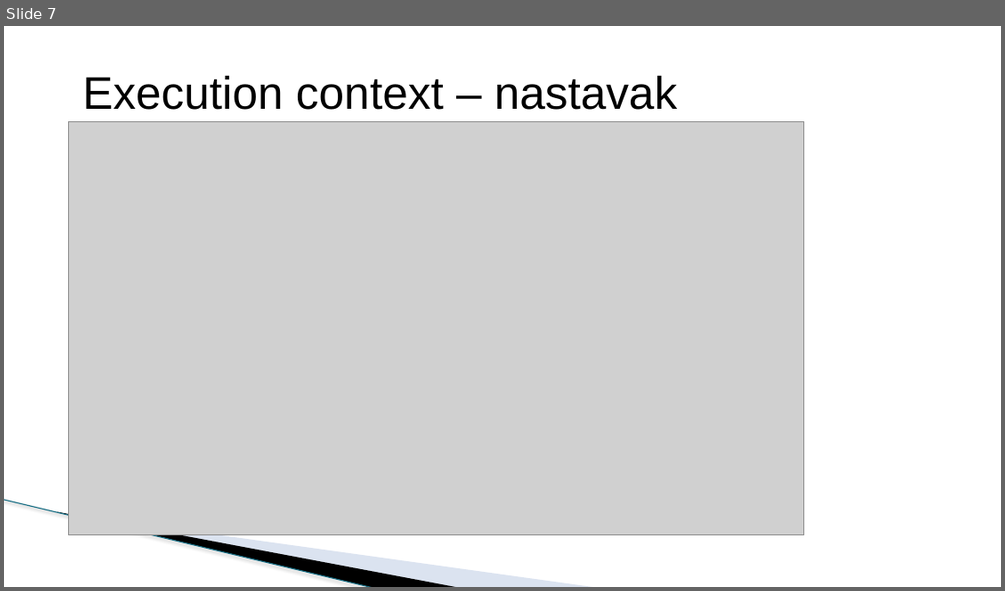
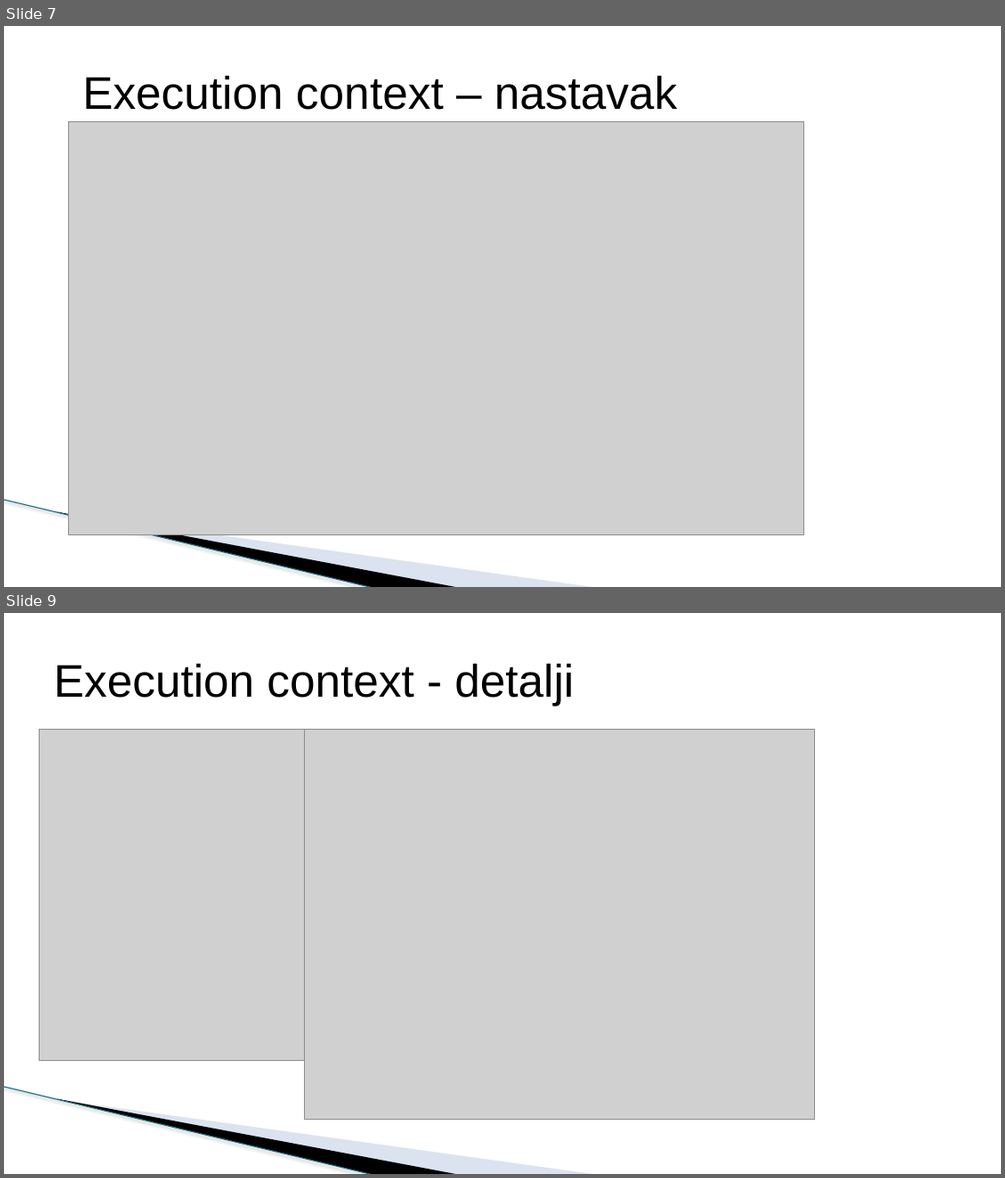
Before and after one commit to todalexcode/kurs-front-end, a slide deck: sesija-09/PPT/Front-End Developer-09.pptx. Shown one above the other, each under a label of ours: slide 7 before the commit, slides 7 and 9 after it; the slides between them are not shown. The pictures are 1005x591 and 1005x1178 pixels, drawn with LibreOffice and Linux fonts; fonts in the diff are those of the drawing; grey boxes stand for pictures; background and template pictures are left out. Boxes give left, top, right and bottom in pixels: in the first picture for what was removed or moved away, otherwise in the second. Text is boxed around its words. In the diff, an @@ line names an element or a change of style, - is before the commit and + after.

```diff
--- a/sesija-09/PPT/Front-End Developer-09.pptx
+++ b/sesija-09/PPT/Front-End Developer-09.pptx
@@ slide 9 added at <box>4,613,1001,1174</box>, background #FFFFFF; not listed: 3 template elements that a slide beside it also shows @@
@@ title added at <box>54,663,574,706</box>, 44 pt, text #000000 @@
+Execution context - detalji
@@ picture added at <box>40,729,305,1060</box> @@
@@ picture added at <box>305,729,815,1119</box> @@
```
Also in this commit, not shown: 1 slide changed, 9 other slides added, 6 other files.
